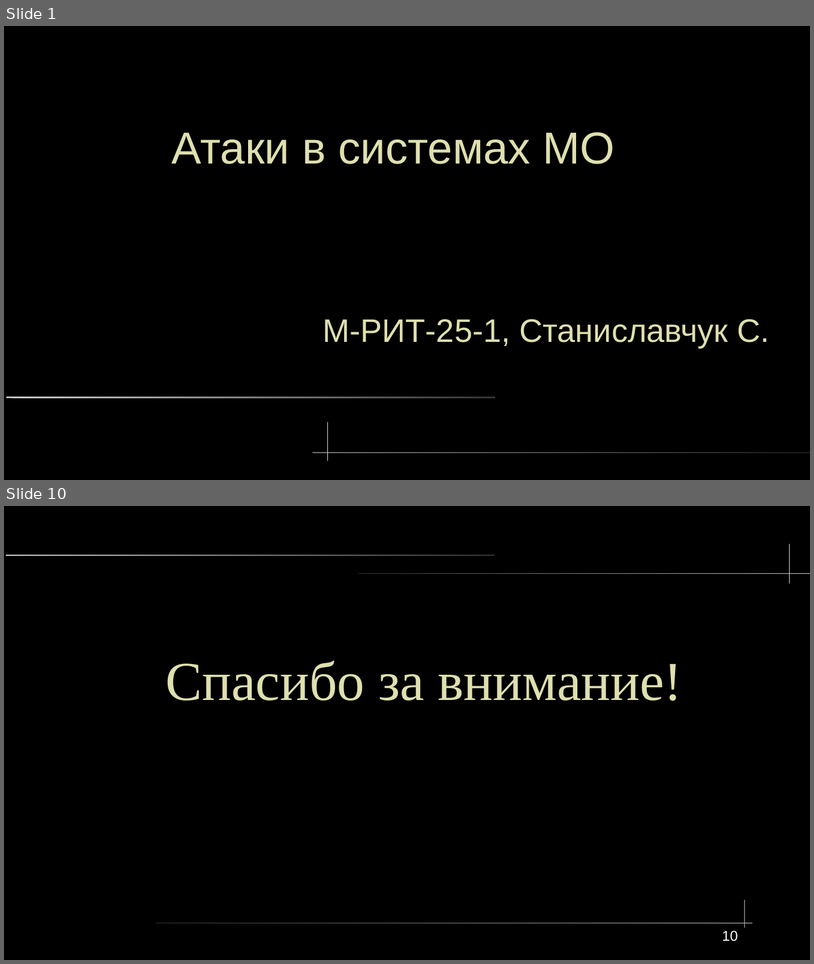
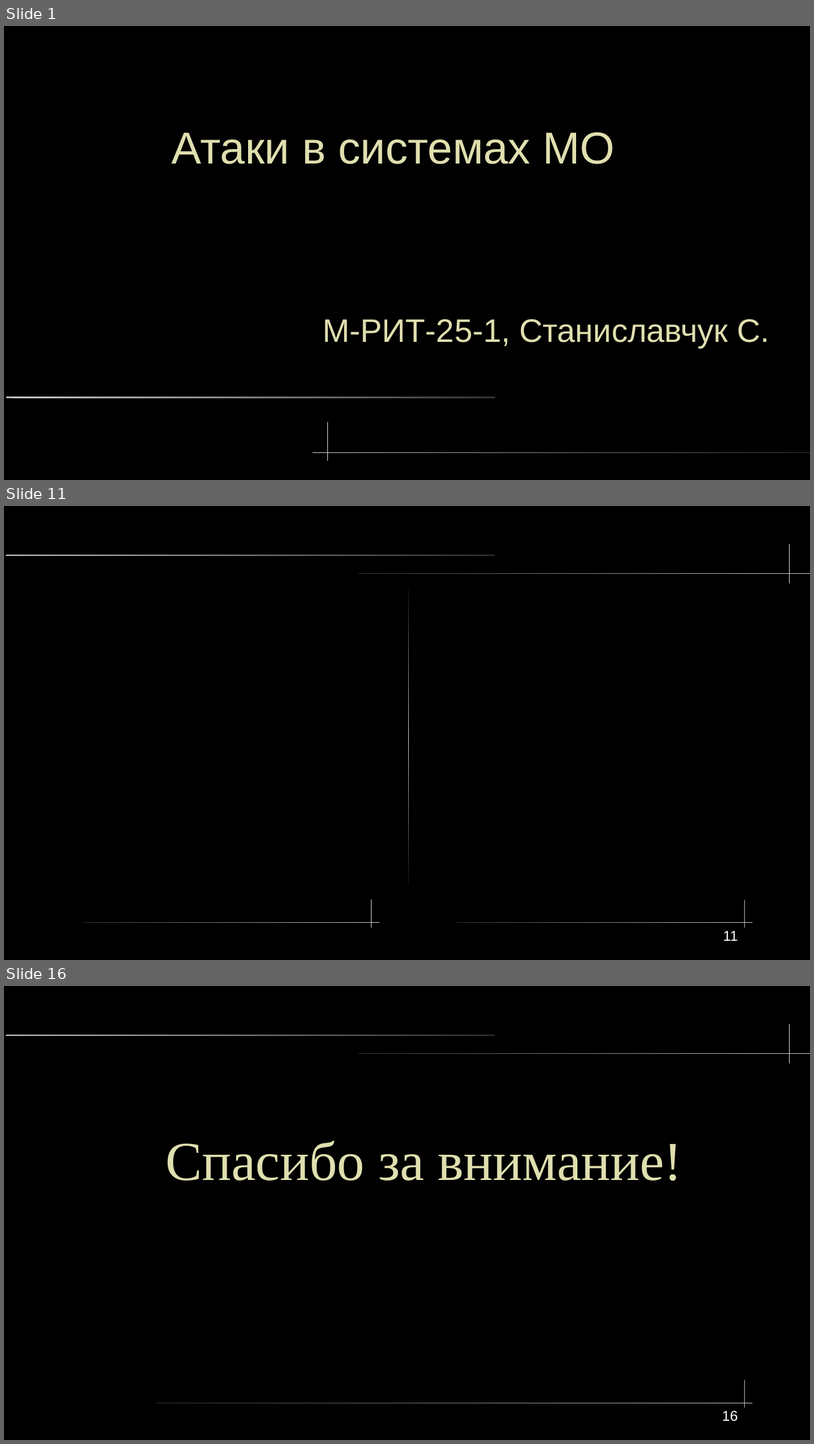
Before and after one commit to lxvevery1/LSTU_MAG, a slide deck: 5_1/ML/lab/coursework/presentation/ProjectOrg.odp. Shown one above the other, each under a label of ours: slides 1 and 10 before the commit, slides 1, 11 and 16 after it; the slides between them are not shown. The pictures are 814x964 and 814x1444 pixels, drawn with LibreOffice and Linux fonts; fonts in the diff are those of the drawing; background and template pictures are left out. Boxes give left, top, right and bottom in pixels: in the first picture for what was removed or moved away, otherwise in the second. Text is boxed around its words. In the diff, an @@ line names an element or a change of style, - is before the commit and + after.

```diff
--- a/5_1/ML/lab/coursework/presentation/ProjectOrg.odp
+++ b/5_1/ML/lab/coursework/presentation/ProjectOrg.odp
@@ slide 11 added at (4, 506, 810, 960), background picture (left out); not listed: 4 template elements that a slide beside it also shows @@
@@ freeform shape added at (408, 589, 410, 885), fill gradient #111111 to #CCCCCC @@
@@ freeform shape added at (371, 899, 372, 927), fill #CCCCCC @@
@@ rounded rectangle added at (81, 922, 380, 922), fill gradient #333333 to #CCCCCC @@
@@ rounded rectangle added at (455, 922, 753, 922), fill gradient #333333 to #CCCCCC @@
@@ page number added at (723, 930, 738, 940), 14 pt, text #FFFFFF @@
+11
@@ what was slide 10 is now slide 16 @@
@@ page number at (722, 1410, 738, 1421): text changed @@
-10
+16
```
Also in this commit, not shown: 2 slides changed, 12 other slides added, 6 slides removed, 4 other files.
